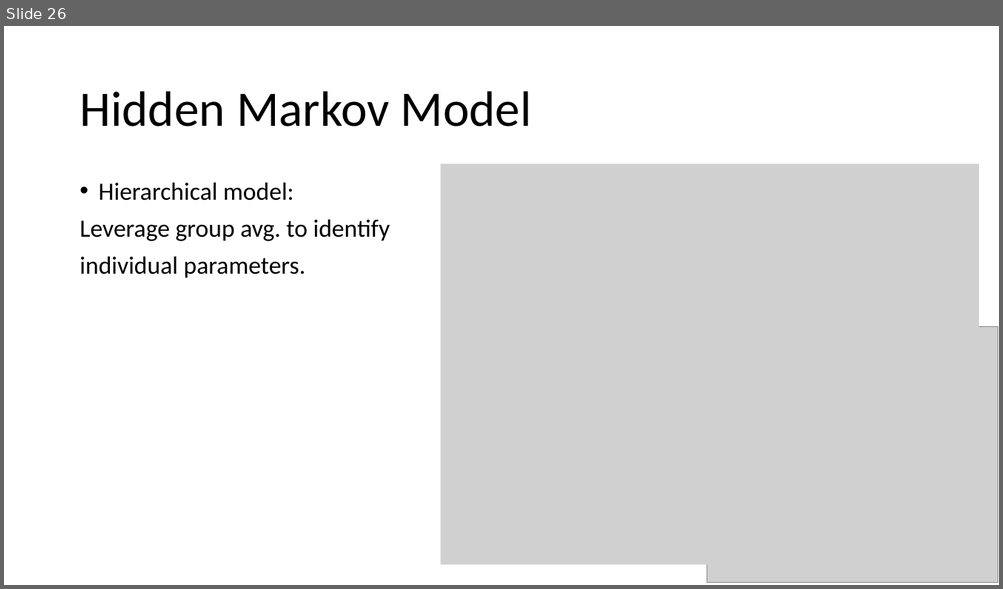
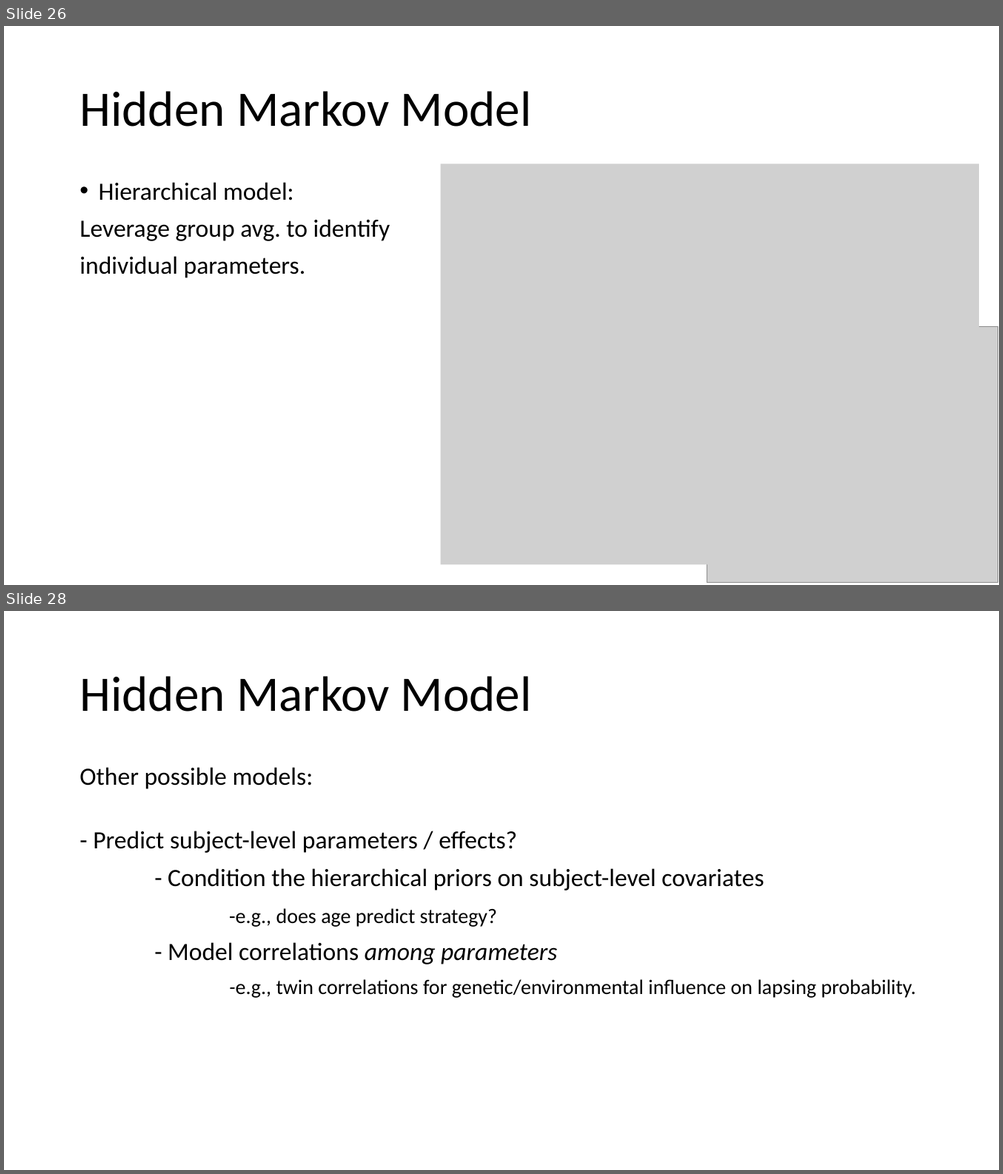
Before and after one commit to kmckee90/HMM_workshop_materials, a slide deck: HMM_decision_tasks.pptx. Shown one above the other, each under a label of ours: slide 26 before the commit, slides 26 and 28 after it; the slides between them are not shown. The pictures are 1003x589 and 1003x1174 pixels, drawn with LibreOffice and Linux fonts; fonts in the diff are those of the drawing; grey boxes stand for pictures. Boxes give left, top, right and bottom in pixels: in the first picture for what was removed or moved away, otherwise in the second. Text is boxed around its words. In the diff, an @@ line names an element or a change of style, - is before the commit and + after.

```diff
--- a/HMM_decision_tasks.pptx
+++ b/HMM_decision_tasks.pptx
@@ slide 28 added at <box>4,611,999,1170</box>, background #FFFFFF @@
@@ title added at <box>79,676,532,712</box>, 48 pt, text #000000 @@
+Hidden Markov Model
@@ text added at <box>79,767,916,998</box>, 24 pt, text #000000 @@
+Other possible models:
+- Predict subject-level parameters / effects?
+- Condition the hierarchical priors on subject-level covariates
+-e.g., does age predict strategy?
+- Model correlations among parameters
+-e.g., twin correlations for genetic/environmental influence on lapsing probability.
```
Also in this commit, not shown: 7 slides changed, 2 other slides added, 1 slide removed.
